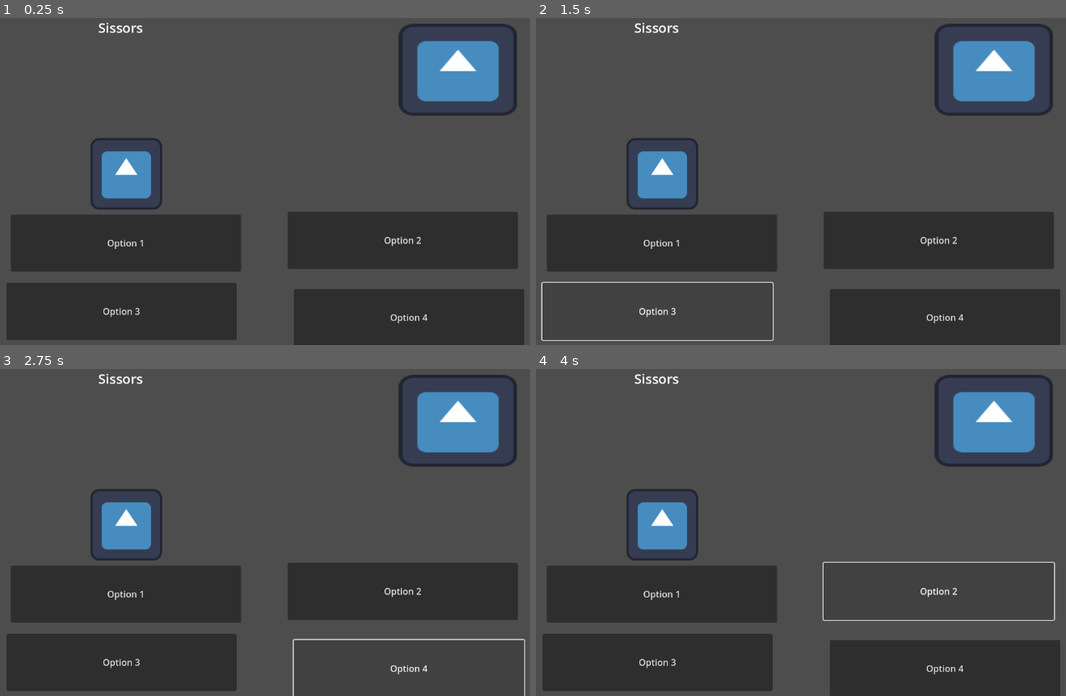
Above: before the commit, frames 1-4 (two rows, left to right).
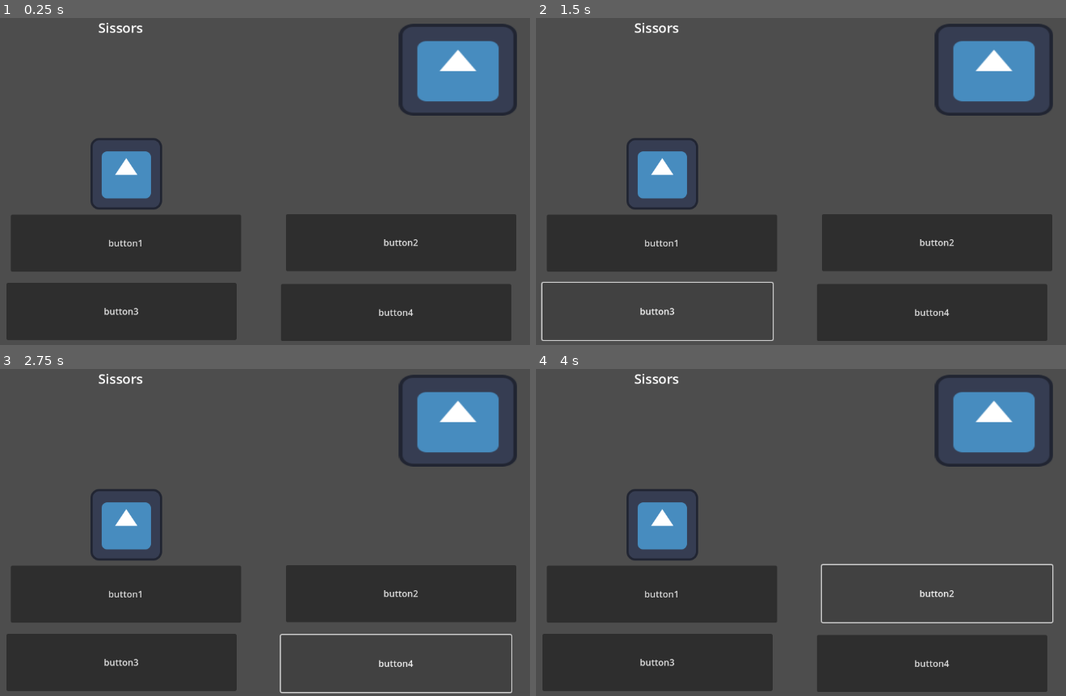
Above: after the commit, the same moments.

Repository: S1lv3rn/GGJ2024
Game: Godot game, scene res://joke_mini_game.tscn
Two runs of this game, one before a commit and one after it. Both use one fixed random seed, a clock stepped at 60 frames per second and the inputs below. Before the commit the project has no main scene; this scene is started directly in both runs. The engine's default icon, where the game draws it, is replaced by a stand-in: a white triangle on a blue panel in a dark square.
Inputs:
- Up to frame 1 (0.25 s): no input
- Up to frame 2 (1.5 s): click "Option 2" (after the commit: "button2") at 0.5 s; click "Option 3" (after the commit: "button3") at 1.25 s
- Up to frame 3 (2.75 s): click "Option 4" (after the commit: "button4") at 2 s
- Up to frame 4 (4 s): click "Option 1" (after the commit: "button1") at 2.75 s; click "Option 2" (after the commit: "button2") at 3.5 s

The runs differ from the first frame. In frame 1, 2.9% of the frame differs, in the area x 19-99%, y 59-100%; in frame 2, 2.9%; in frame 3, 1.9%; in frame 4, 3.2%, in the area x 19-99%, y 58-100%.

Commit message:
visible buttons

Diff:
--- a/joke_mini_game.gd
+++ b/joke_mini_game.gd
@@ -8,6 +8,10 @@
 
 
 func _ready():
+	%Button2.visible = false
+	%Button3.visible = false
+	%Button4.visible = false
+	%Button5.visible = false
 	chooseQuestion()
 
 func chooseQuestion():
@@ -20,6 +24,14 @@
 	else:
 		%KingsTalk.text = "Sissors"
 
+	%Button2.visible = true
+	%Button3.visible = true
+	%Button4.visible = true
+	%Button5.visible = true
+	%Button2.text = "button2"
+	%Button3.text = "button3"
+	%Button4.text = "button4"
+	%Button5.text = "button1"
 
 # on button
 
--- a/joke_mini_game.tscn
+++ b/joke_mini_game.tscn
@@ -28,13 +28,15 @@
 label_settings = SubResource("LabelSettings_84jxx")
 
 [node name="Button2" type="Button" parent="."]
-offset_left = 571.0
-offset_top = 410.0
-offset_right = 982.0
-offset_bottom = 512.0
+unique_name_in_owner = true
+offset_left = 568.0
+offset_top = 414.0
+offset_right = 979.0
+offset_bottom = 516.0
 text = "Option 2"
 
 [node name="Button3" type="Button" parent="."]
+unique_name_in_owner = true
 offset_left = 69.0
 offset_top = 537.0
 offset_right = 480.0
@@ -42,13 +44,15 @@
 text = "Option 3"
 
 [node name="Button4" type="Button" parent="."]
-offset_left = 582.0
-offset_top = 548.0
-offset_right = 993.0
-offset_bottom = 650.0
+unique_name_in_owner = true
+offset_left = 559.0
+offset_top = 539.0
+offset_right = 970.0
+offset_bottom = 641.0
 text = "Option 4"
 
 [node name="Button5" type="Button" parent="."]
+unique_name_in_owner = true
 offset_left = 77.0
 offset_top = 415.0
 offset_right = 488.0
--- a/project.godot
+++ b/project.godot
@@ -11,6 +11,7 @@
 [application]
 
 config/name="GGJ24-MakeMeLaugh"
+run/main_scene="res://joke_mini_game.tscn"
 config/features=PackedStringArray("4.2", "GL Compatibility")
 config/icon="res://icon.svg"
 
